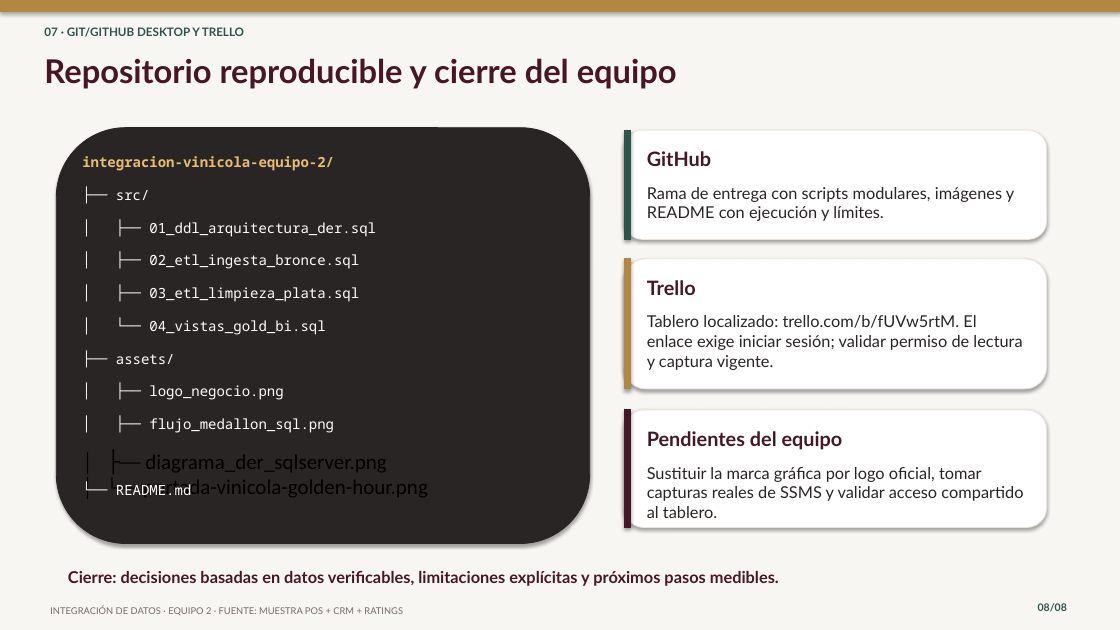
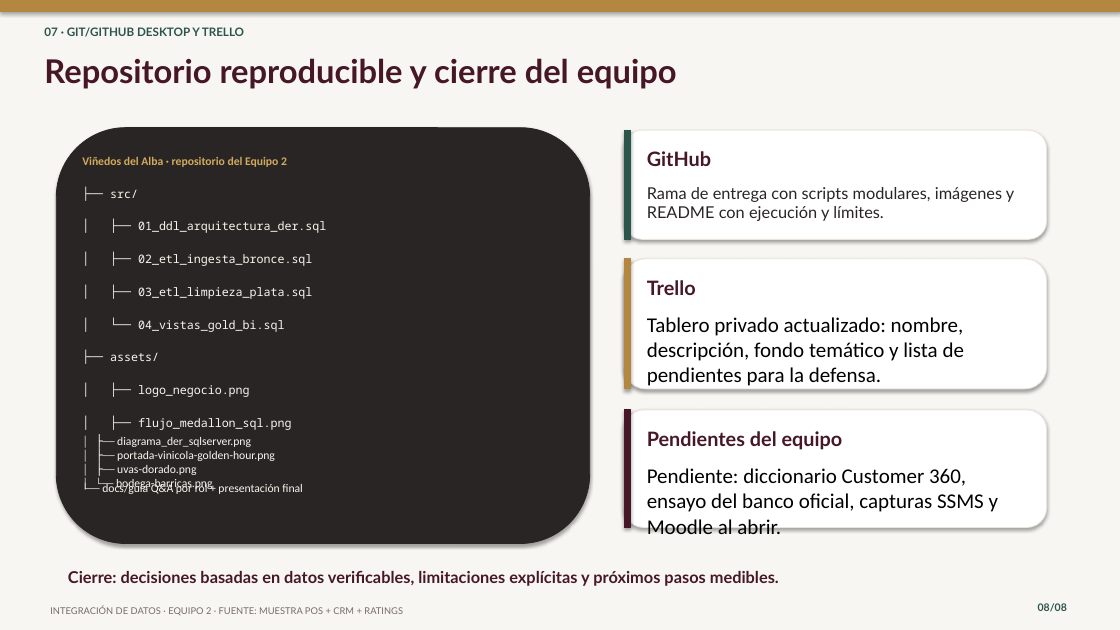
Before and after one commit to checheag22/integracion-datos-equipo-2, a slide deck: slide 8 of docs/presentacion-final-equipo-2.pptx. Drawn at 1120x630 pixels with LibreOffice and Linux fonts; fonts in the diff are those of the drawing. Boxes give left, top, right and bottom in pixels: in the first picture for what was removed or moved away, otherwise in the second. Text is boxed around its words. In the diff, an @@ line names an element or a change of style, - is before the commit and + after.

```diff
--- a/docs/presentacion-final-equipo-2.pptx
+++ b/docs/presentacion-final-equipo-2.pptx
@@ text at box(82, 157, 287, 167): text changed; size 12 to 10 pt; font Noto Sans Mono to Calibri; text colour #E7BC73 to #D2AA5E @@
-integracion-vinicola-equipo-2/
+Viñedos del Alba · repositorio del Equipo 2
@@ text at box(647, 317, 964, 386): text changed; size 14 to 18 pt; font Lato to Calibri; text colour #2A2525 to #000000 @@
-Tablero localizado: trello.com/b/fUVw5rtM. El enlace exige iniciar sesión; validar permiso de lectura y captura vigente.
+Tablero privado actualizado: nombre, descripción, fondo temático y lista de pendientes para la defensa.
@@ size 12 to 10 pt, text colour #FFFFFF to #FAF5EC in 8 elements at box(110, 190, 138, 198), box(138, 221, 326, 233), box(138, 254, 312, 266), box(138, 287, 312, 299), box(138, 320, 284, 332), box(110, 353, 159, 361), box(138, 385, 250, 397), box(138, 418, 291, 430) @@
@@ text "│ ├── diagrama_der_sqlserver.png": place and size @@
-text "│ ├── diagrama_der_sqlserver.png" at box(143, 455, 428, 497)
+text "│ ├── diagrama_der_sqlserver.png" at box(116, 437, 275, 491)
@@ text at box(117, 437, 251, 447): size 18 to 10 pt, text colour #000000 to #FAF5EC in "│ ├── diagrama_der_sqlserver.png" @@
@@ text at box(116, 451, 275, 491): text changed; size 18 to 10 pt; text colour #000000 to #FAF5EC @@
-│ └── portada-vinicola-golden-hour.png
+│ ├── portada-vinicola-golden-hour.png
+│ ├── uvas-dorado.png
+│ └── bodega-barricas.png
@@ text at box(647, 468, 998, 534): text changed; size 14 to 18 pt; font Lato to Calibri; text colour #2A2525 to #000000 @@
-Sustituir la marca gráfica por logo oficial, tomar capturas reales de SSMS y validar acceso compartido al tablero.
+Pendiente: diccionario Customer 360, ensayo del banco oficial, capturas SSMS y Moodle al abrir.
@@ text at box(102, 483, 302, 494): text changed; size 12 to 10 pt; font Noto Sans Mono to Calibri; text colour #FFFFFF to #FAF5EC @@
-└── README.md
+└── docs/guía Q&A por rol + presentación final
```
Also in this commit, not shown: 4 other slides changed, 13 other files.
